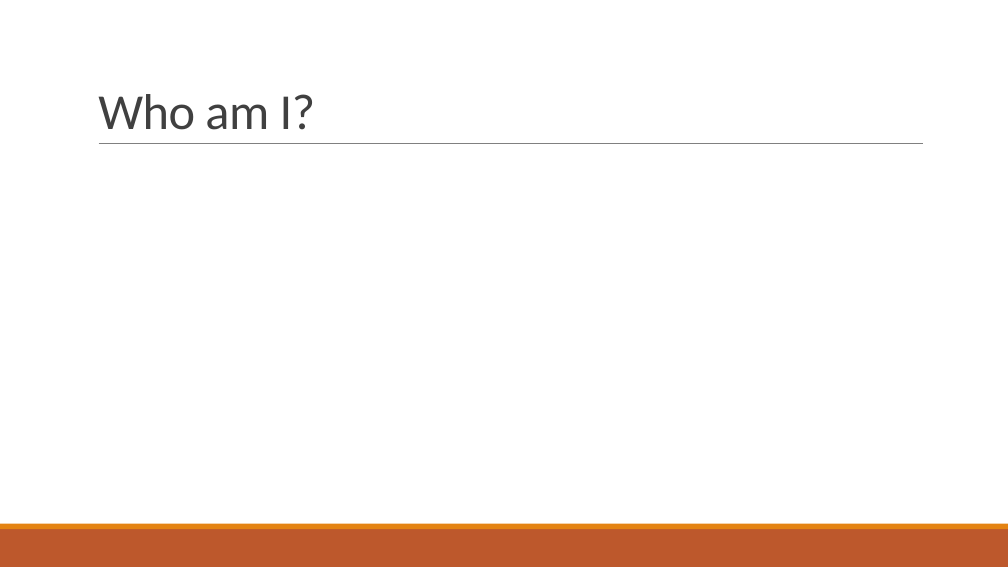
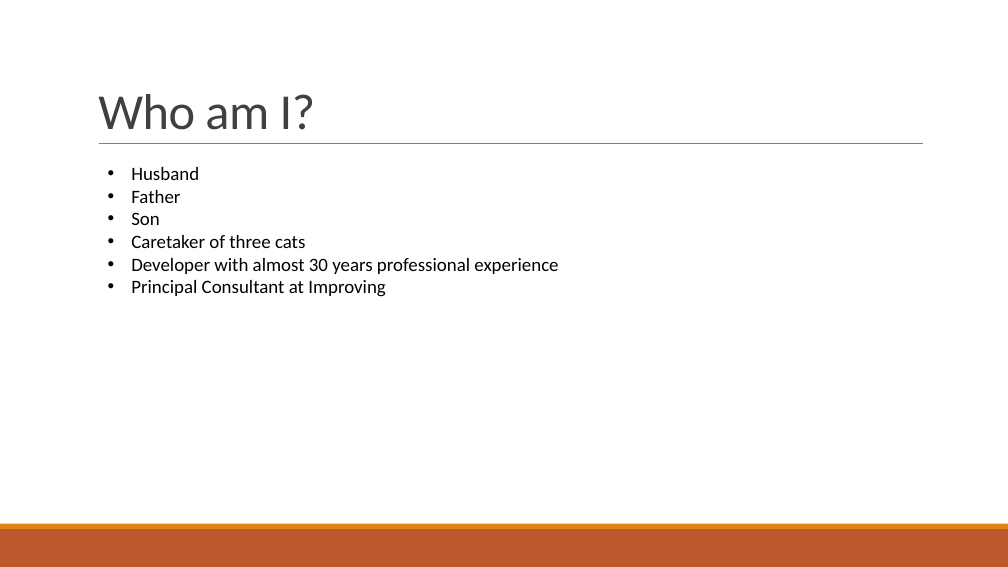
Before and after one commit to mjeaton/presentations, a slide deck: slide 2 of 2023/5 Skills You Must Master.pptx. Drawn at 1008x567 pixels with LibreOffice and Linux fonts; fonts in the diff are those of the drawing. Boxes give left, top, right and bottom in pixels: in the first picture for what was removed or moved away, otherwise in the second. Text is boxed around its words. In the diff, an @@ line names an element or a change of style, - is before the commit and + after.

Commit message:
Added section for Improving and for contact info at the end

```diff
--- a/2023/5 Skills You Must Master.pptx
+++ b/2023/5 Skills You Must Master.pptx
@@ text added at (131,167,558,297), 18 pt, text #000000 @@
+• Husband
+• Father
+• Son
+• Caretaker of three cats
+• Developer with almost 30 years professional experience
+• Principal Consultant at Improving
```
Also in this commit, not shown: 2 slides added, 2 slides removed.
